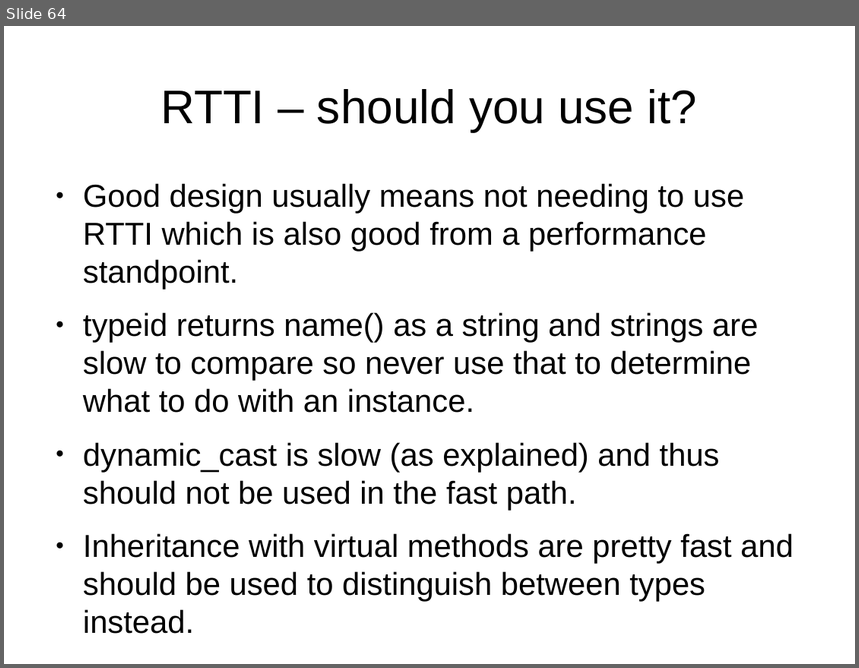
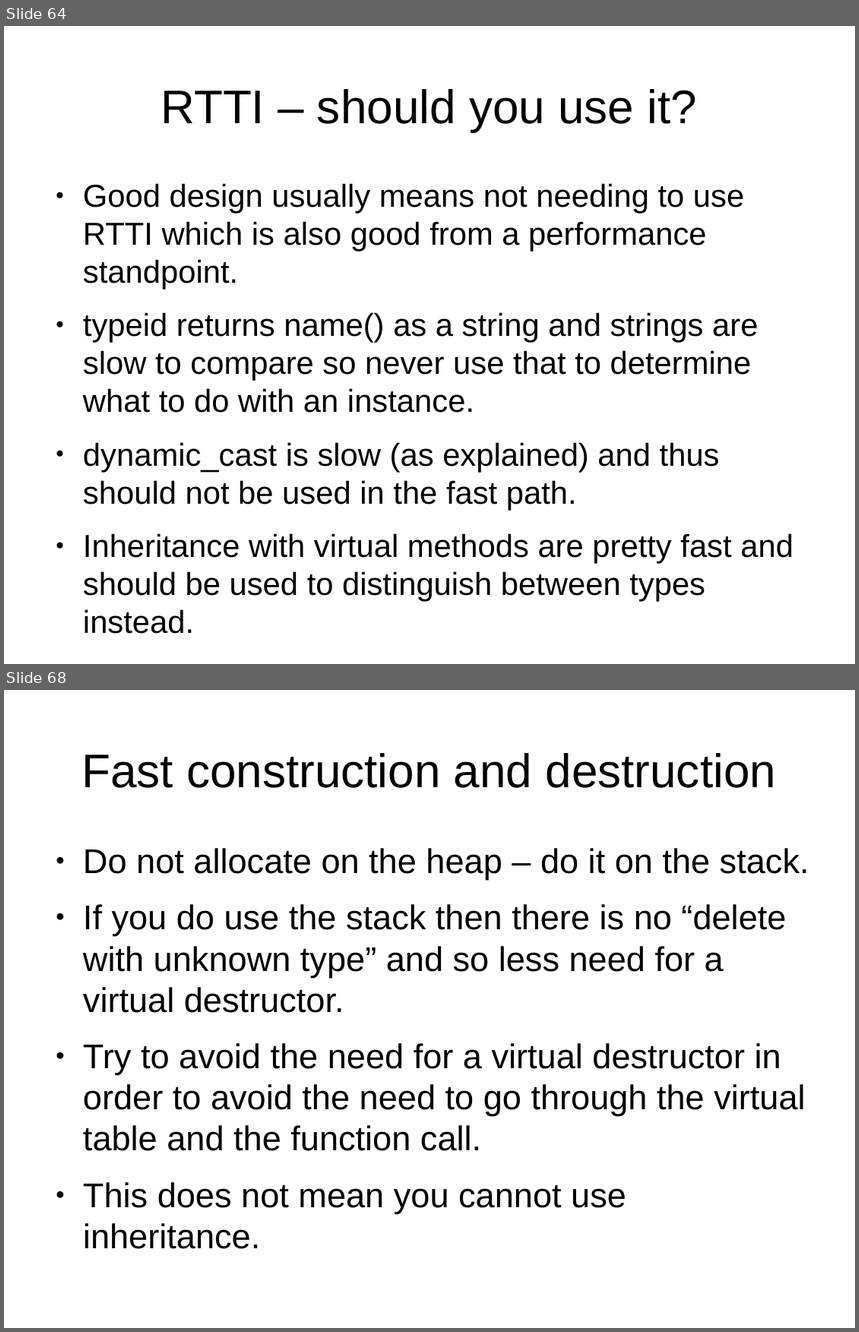
Before and after one commit to veltzer/demos-linux, a slide deck: multi_core/effective_cplusplus.odp. Shown one above the other, each under a label of ours: slide 64 before the commit, slides 64 and 68 after it; the slides between them are not shown. The pictures are 859x668 and 859x1332 pixels, drawn with LibreOffice and Linux fonts; fonts in the diff are those of the drawing. Boxes give left, top, right and bottom in pixels: in the first picture for what was removed or moved away, otherwise in the second. Text is boxed around its words. In the diff, an @@ line names an element or a change of style, - is before the commit and + after.

```diff
--- a/multi_core/effective_cplusplus.odp
+++ b/multi_core/effective_cplusplus.odp
@@ slide 68 added at (x1=4, y1=690, x2=855, y2=1328), background #FFFFFF @@
@@ title added at (x1=82, y1=753, x2=776, y2=788), 44 pt, text #000000 @@
+Fast construction and destruction
@@ text added at (x1=83, y1=848, x2=810, y2=1249), 32 pt, text #000000 @@
+● Do not allocate on the heap – do it on the stack.
+● If you do use the stack then there is no “delete with unknown type” and so less need for a virtual destructor.
+● Try to avoid the need for a virtual destructor in order to avoid the need to go through the virtual table and the function call.
+● This does not mean you cannot use inheritance.
```
Also in this commit, not shown: 12 other slides added, 1 other file.
